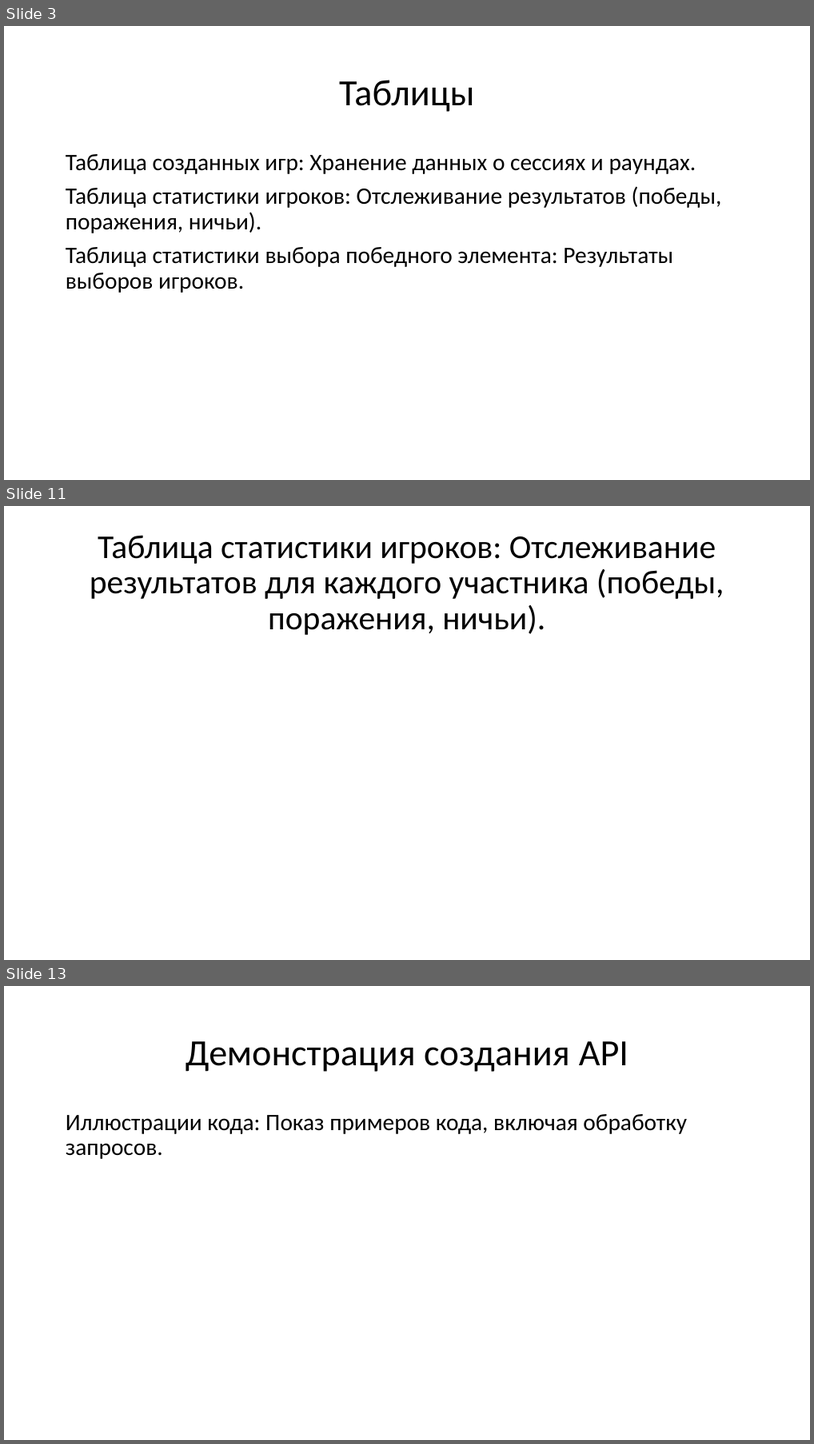
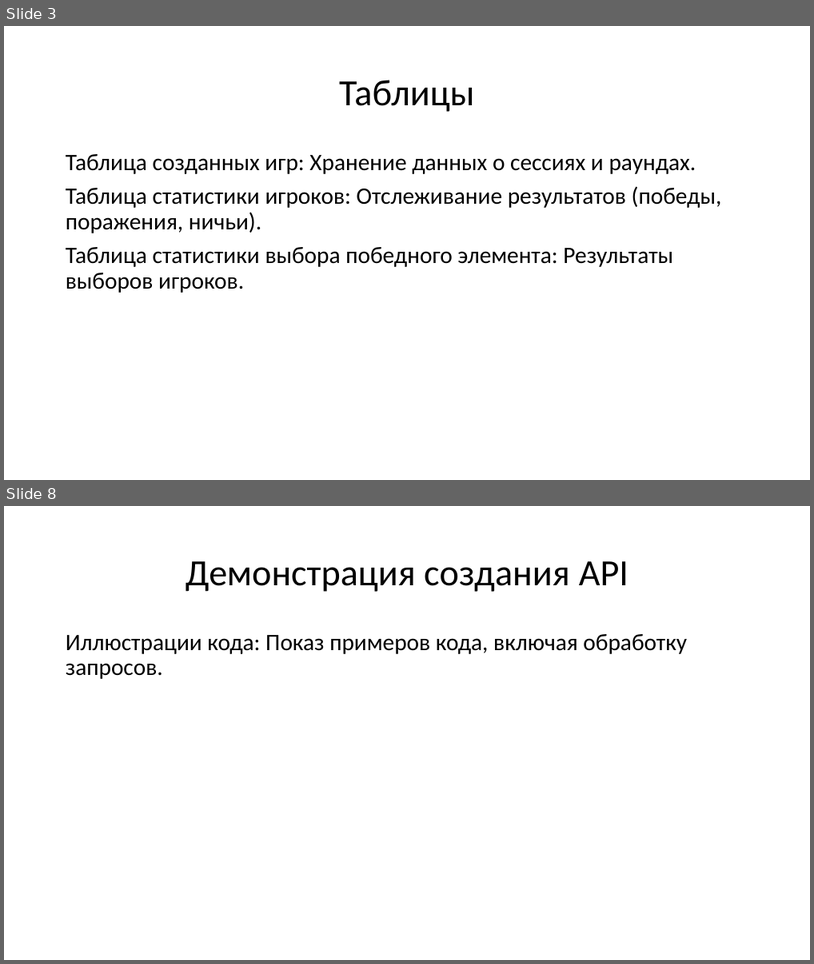
Before and after one commit to Pinkyuu/api-rock-paper-scissors, a slide deck: Создание API для игры.pptx. Shown one above the other, each under a label of ours: slides 3, 11 and 13 before the commit, slides 3 and 8 after it; the slides between them are not shown. The pictures are 814x1444 and 814x964 pixels, drawn with LibreOffice and Linux fonts; fonts in the diff are those of the drawing. Boxes give left, top, right and bottom in pixels: in the first picture for what was removed or moved away, otherwise in the second. Text is boxed around its words. In the diff, an @@ line names an element or a change of style, - is before the commit and + after.

```diff
--- a/Создание API для игры.pptx
+++ b/Создание API для игры.pptx
@@ slide 11 removed at box(4, 506, 810, 960), background #FFFFFF @@
@@ title removed at box(90, 535, 725, 635) @@
-Таблица статистики игроков: Отслеживание результатов для каждого участника (победы, поражения, ничьи).
@@ what was slide 13 is now slide 8 @@
```
Also in this commit, not shown: 3 slides changed, 2 slides added, 6 other slides removed.
